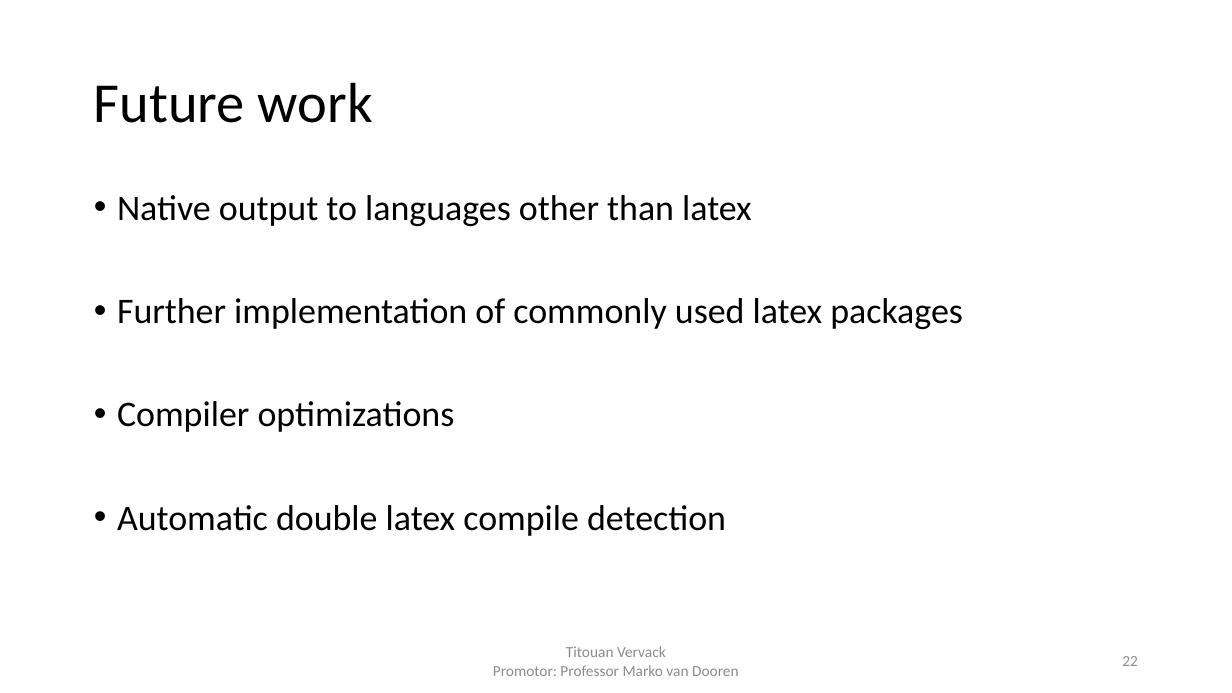
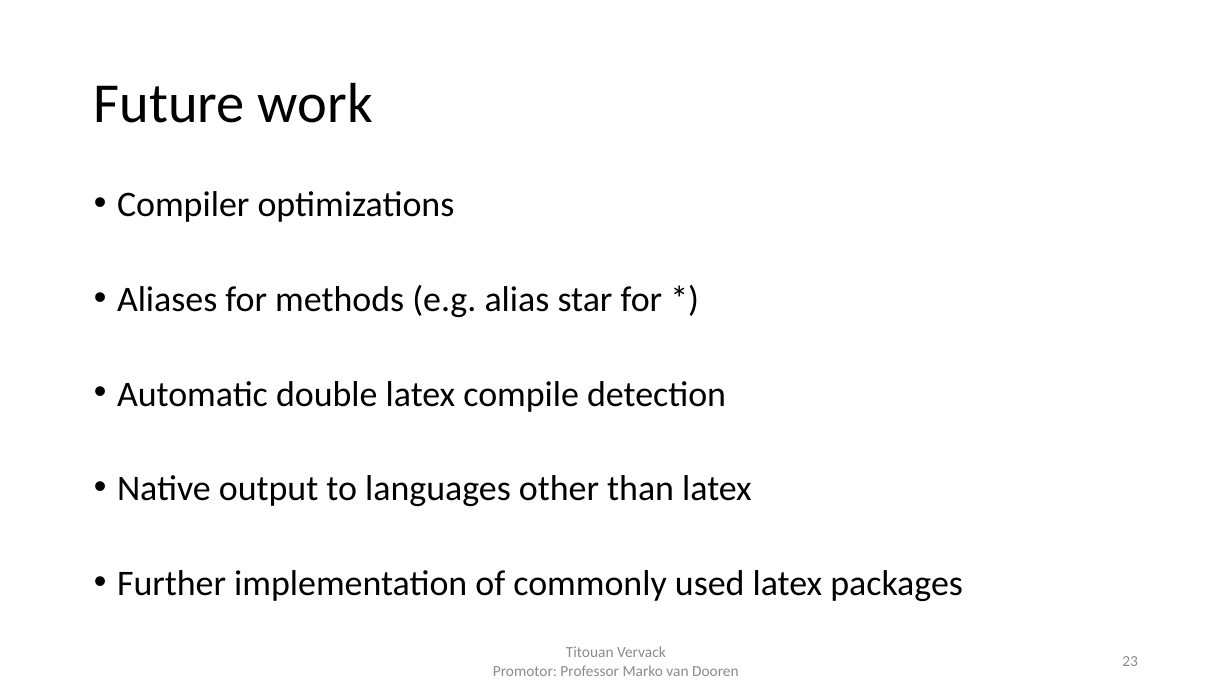
Before and after one commit to FlashYoshi/neio, a slide deck: slide 23 of presentation/Intermediate Presentation.pptx (slide 22 before the commit). Drawn at 1232x693 pixels with LibreOffice and Linux fonts; fonts in the diff are those of the drawing. Boxes give left, top, right and bottom in pixels: in the first picture for what was removed or moved away, otherwise in the second. Text is boxed around its words. In the diff, an @@ line names an element or a change of style, - is before the commit and + after.

```diff
--- a/presentation/Intermediate Presentation.pptx
+++ b/presentation/Intermediate Presentation.pptx
@@ text at <box>117,191,726,412</box>: paragraphs added @@
+• Compiler optimizations
+• Aliases for methods (e.g. alias star for *)
+• Automatic double latex compile detection
@@ text at <box>117,401,726,536</box>: paragraphs removed @@
-• Compiler optimizations
-• Automatic double latex compile detection
@@ text at <box>117,475,963,601</box>: line spacing 0.9 to 0.8 @@
@@ page number at <box>1122,656,1138,666</box>: text changed @@
-22
+23
```
Also in this commit, not shown: 12 other slides changed, 1 slide added, 6 other files.
